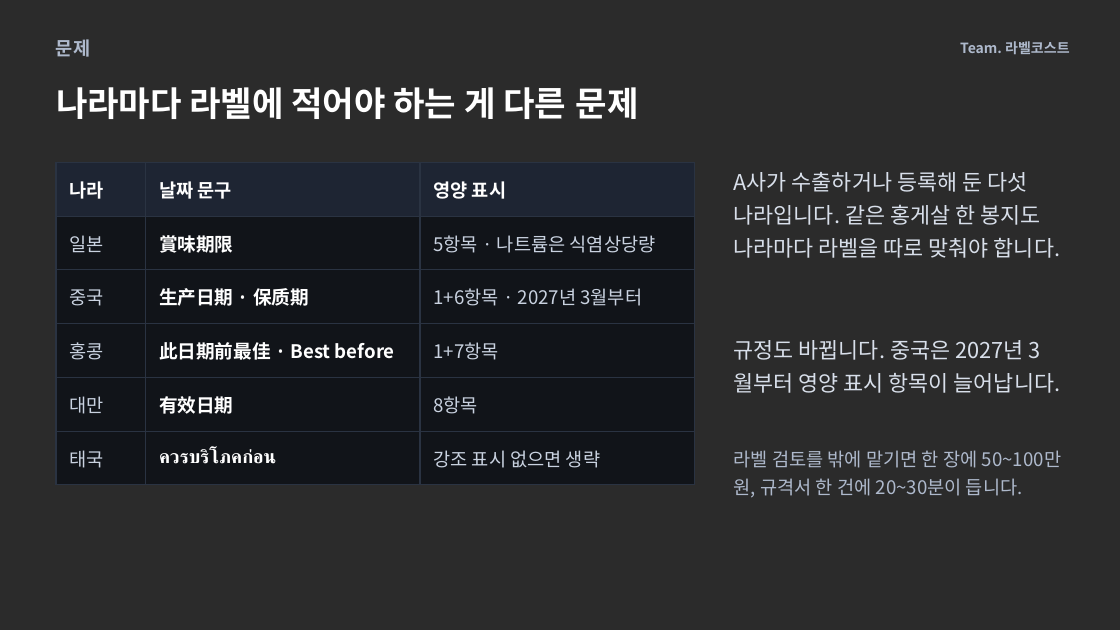
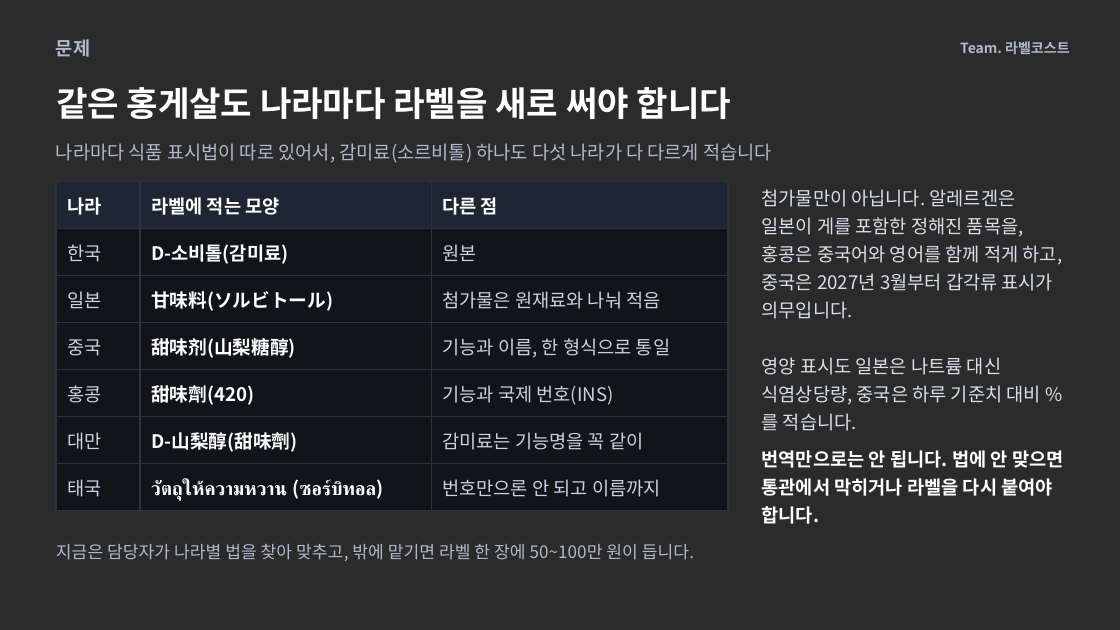
Before and after one commit to jaeyoon905/koreanking, a slide deck: slide 2 of 발표자료/라벨코스트_발표.pptx. Drawn at 1120x630 pixels with LibreOffice and Linux fonts; fonts in the diff are those of the drawing; background and template pictures are left out; a plain dark background stands for a picture behind light text. Boxes give left, top, right and bottom in pixels: in the first picture for what was removed or moved away, otherwise in the second. Text is boxed around its words. In the diff, an @@ line names an element or a change of style, - is before the commit and + after.

Commit message:
발표자료: 2장을 '같은 홍게살도 나라마다 라벨을 새로 써야 합니다'로(감미료 하나를 5개국이 다르게 적는 표, 알레르겐과 영양 표시 차이, 번역만으론 안 되는 이유), 3장 시연 영상을 말 없는 판으로 다시 녹화(장면마다 빨간 박스와 설명 팝업 9개, 일본 라벨 바꾼 이유와 근거 원문 미리보기 포함), 2·3장 발표자 노트, pdf 다시 뽑음 / 대본(demo.md) 맞춤

```diff
--- a/발표자료/라벨코스트_발표.pptx
+++ b/발표자료/라벨코스트_발표.pptx
@@ title at (56, 87, 731, 119): text changed @@
-나라마다 라벨에 적어야 하는 게 다른 문제
+같은 홍게살도 나라마다 라벨을 새로 써야 합니다
@@ text added at (56, 143, 772, 163), 12 pt, text #AEB9CC @@
+나라마다 식품 표시법이 따로 있어서, 감미료(소르비톨) 하나도 다섯 나라가 다 다르게 적습니다
@@ table removed at (56, 162, 694, 485), 6 rows, 3 columns @@
-나라 | 날짜 문구 | 영양 표시
-일본 | 賞味期限 | 5항목 · 나트륨은 식염상당량
-중국 | 生产日期 · 保质期 | 1+6항목 · 2027년 3월부터
-홍콩 | 此日期前最佳 · Best before | 1+7항목
-대만 | 有效日期 | 8항목
-태국 | ควรบริโภคก่อน | 강조 표시 없으면 생략
@@ text removed at (734, 172, 1061, 258) @@
-A사가 수출하거나 등록해 둔 다섯 나라입니다. 같은 홍게살 한 봉지도 나라마다 라벨을 따로 맞춰야 합니다.
@@ table added at (56, 181, 728, 504), 7 rows, 3 columns @@
+나라 | 라벨에 적는 모양 | 다른 점
+한국 | D-소비톨(감미료) | 원본
+일본 | 甘味料(ソルビトール) | 첨가물은 원재료와 나눠 적음
+중국 | 甜味剂(山梨糖醇) | 기능과 이름, 한 형식으로 통일
+홍콩 | 甜味劑(420) | 기능과 국제 번호(INS)
+대만 | D-山梨醇(甜味劑) | 감미료는 기능명을 꼭 같이
+태국 | วัตถุให้ความหวาน (ซอร์บิทอล) | 번호만으론 안 되고 이름까지
@@ text at (762, 189, 1062, 319): text changed; size 14 to 12 pt @@
-규정도 바뀝니다. 중국은 2027년 3월부터 영양 표시 항목이 늘어납니다.
+첨가물만이 아닙니다. 알레르겐은 일본이 게를 포함한 정해진 품목을, 홍콩은 중국어와 영어를 함께 적게 하고, 중국은 2027년 3월부터 갑각류 표시가 의무입니다.
@@ text at (762, 357, 1041, 431): text changed; text colour #AEB9CC to #D8DFEA @@
-라벨 검토를 밖에 맡기면 한 장에 50~100만 원, 규격서 한 건에 20~30분이 듭니다.
+영양 표시도 일본은 나트륨 대신 식염상당량, 중국은 하루 기준치 대비 %를 적습니다.
@@ text added at (762, 450, 1063, 524), 12 pt, text #FFFFFF, bold @@
+번역만으로는 안 됩니다. 법에 안 맞으면 통관에서 막히거나 라벨을 다시 붙여야 합니다.
@@ text added at (56, 544, 694, 561), 11 pt, text #AEB9CC @@
+지금은 담당자가 나라별 법을 찾아 맞추고, 밖에 맡기면 라벨 한 장에 50~100만 원이 듭니다.
```
Also in this commit, not shown: 2 other files.
